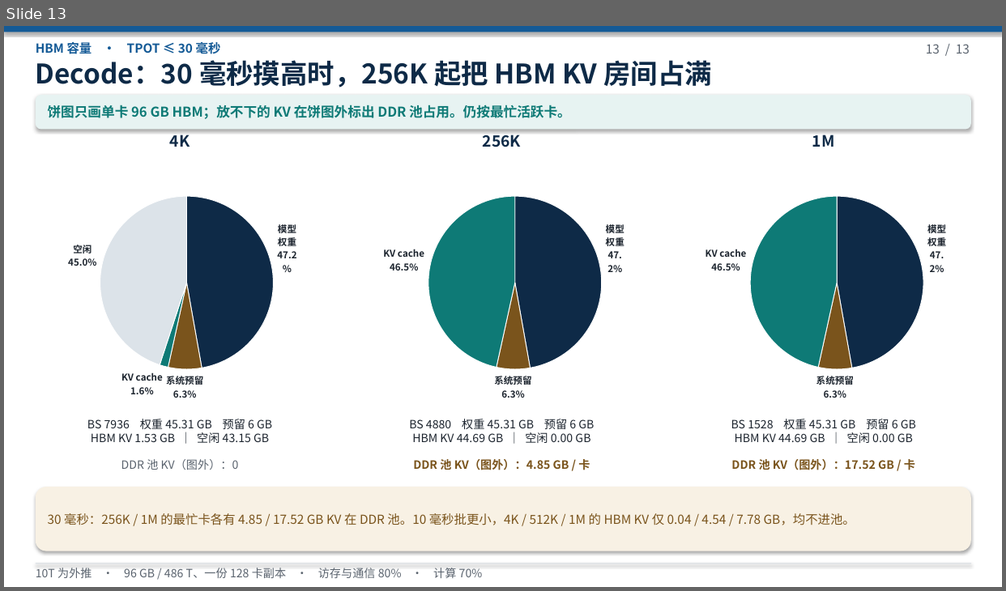
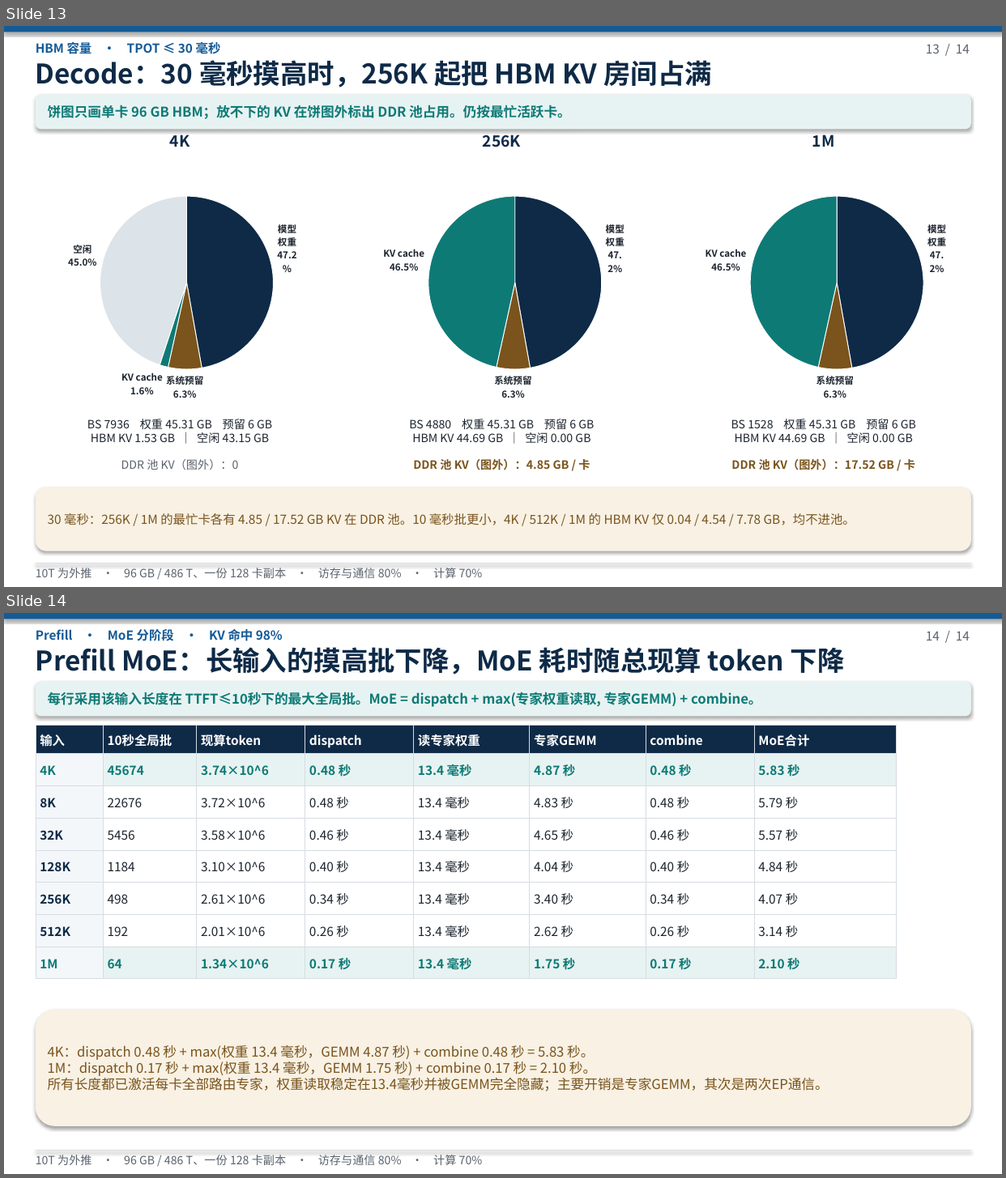
Before and after one commit to 69515164-rgb/UCL-MPComm, a slide deck: docs/deepseek-96g-slo.pptx. Shown one above the other, each under a label of ours: slide 13 before the commit, slides 13 and 14 after it. The pictures are 1006x591 and 1006x1178 pixels, drawn with LibreOffice and Linux fonts; fonts in the diff are those of the drawing. Boxes give left, top, right and bottom in pixels: in the first picture for what was removed or moved away, otherwise in the second. Text is boxed around its words. In the diff, an @@ line names an element or a change of style, - is before the commit and + after.

```diff
--- a/docs/deepseek-96g-slo.pptx
+++ b/docs/deepseek-96g-slo.pptx
@@ slide 14 added at box(4, 613, 1002, 1174), background #FFFFFF @@
@@ rectangle added at box(4, 613, 1002, 619), fill #145A96 @@
@@ text added at box(36, 629, 283, 641), 12 pt, text #145A96, bold @@
+Prefill · MoE 分阶段 · KV 命中 98%
@@ text added at box(926, 631, 970, 641), 12 pt, text #5A636E @@
+14 / 14
@@ text added at box(36, 647, 845, 675), 26 pt, text #0E2A47, bold @@
+Prefill MoE：长输入的摸高批下降，MoE 耗时随总现算 token 下降
@@ rounded rectangle added at box(36, 682, 971, 717), fill #E7F3F2 @@
@@ text added at box(48, 692, 761, 707), 13 pt, text #0E7A76, bold @@
+每行采用该输入长度在 TTFT≤10秒下的最大全局批。MoE = dispatch + max(专家权重读取, 专家GEMM) + combine。
@@ table added at box(36, 726, 897, 979), 8 rows, 8 columns @@
+输入 | 10秒全局批 | 现算token | dispatch | 读专家权重 | 专家GEMM | combine | MoE合计
+4K | 45674 | 3.74×10^6 | 0.48 秒 | 13.4 毫秒 | 4.87 秒 | 0.48 秒 | 5.83 秒
+8K | 22676 | 3.72×10^6 | 0.48 秒 | 13.4 毫秒 | 4.83 秒 | 0.48 秒 | 5.79 秒
+32K | 5456 | 3.58×10^6 | 0.46 秒 | 13.4 毫秒 | 4.65 秒 | 0.46 秒 | 5.57 秒
+128K | 1184 | 3.10×10^6 | 0.40 秒 | 13.4 毫秒 | 4.04 秒 | 0.40 秒 | 4.84 秒
+256K | 498 | 2.61×10^6 | 0.34 秒 | 13.4 毫秒 | 3.40 秒 | 0.34 秒 | 4.07 秒
+512K | 192 | 2.01×10^6 | 0.26 秒 | 13.4 毫秒 | 2.62 秒 | 0.26 秒 | 3.14 秒
+1M | 64 | 1.34×10^6 | 0.17 秒 | 13.4 毫秒 | 1.75 秒 | 0.17 秒 | 2.10 秒
@@ rounded rectangle added at box(36, 1010, 971, 1127), fill #F8F1E4 @@
@@ text added at box(48, 1046, 829, 1092), 13 pt, text #7A541C @@
+4K：dispatch 0.48 秒 + max(权重 13.4 毫秒，GEMM 4.87 秒) + combine 0.48 秒 = 5.83 秒。
+1M：dispatch 0.17 秒 + max(权重 13.4 毫秒，GEMM 1.75 秒) + combine 0.17 秒 = 2.10 秒。
+所有长度都已激活每卡全部路由专家，权重读取稳定在13.4毫秒并被GEMM完全隐藏；主要开销是专家GEMM，其次是两次EP通信。
@@ rectangle added at box(36, 1151, 971, 1152), fill #D6DCE2 @@
@@ text added at box(36, 1155, 483, 1165), 11 pt, text #5A636E @@
+10T 为外推 · 96 GB / 486 T、一份 128 卡副本 · 访存与通信 80% · 计算 70%
@@ slide 13 changed as well @@
@@ text at box(926, 44, 970, 54): text changed @@
-13 / 13
+13 / 14
```
Also in this commit, not shown: 12 other slides changed, 1 other file.
